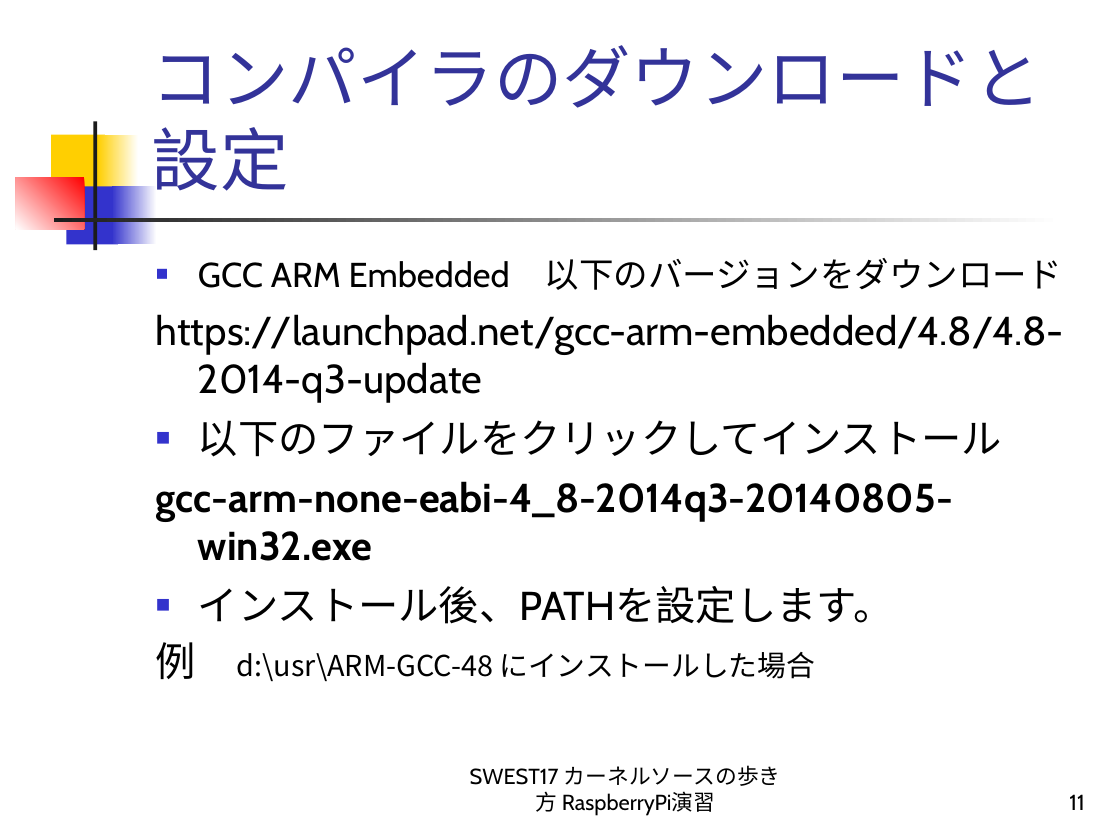
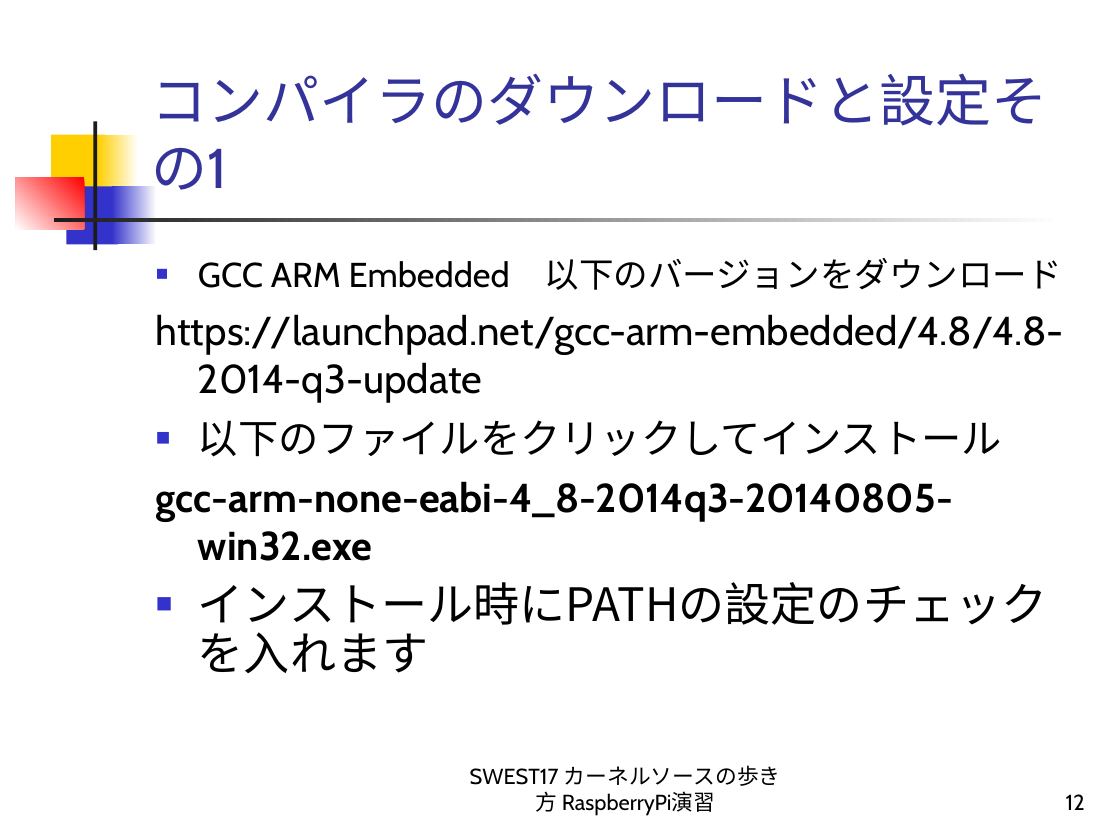
Before and after one commit to alvstakahashi/RPI-SHRINK-SSP-FULL, a slide deck: slide 12 of カーネルソースの歩き方 RaspberryPi演習.ppt (slide 11 before the commit). Drawn at 1120x840 pixels with LibreOffice and Linux fonts; fonts in the diff are those of the drawing. Boxes give left, top, right and bottom in pixels: in the first picture for what was removed or moved away, otherwise in the second. Text is boxed around its words. In the diff, an @@ line names an element or a change of style, - is before the commit and + after.

```diff
--- a/カーネルソースの歩き方 RaspberryPi演習.ppt
+++ b/カーネルソースの歩き方 RaspberryPi演習.ppt
@@ title at box(152, 73, 1048, 190): text changed; size 44 to 36 pt @@
-コンパイラのダウンロードと設定
+コンパイラのダウンロードと設定その1
@@ text at box(198, 582, 1047, 633): text changed; size 18.5 to 29.6 pt @@
-■ インストール後、PATHを設定します。
-例 d:\usr\ARM-GCC-48 にインストールした場合
+■ インストール時にPATHの設定のチェックを入れます
@@ page number at box(1066, 794, 1085, 810): text changed @@
-11
+12
```
Also in this commit, not shown: 23 other slides changed, 1 slide added.
